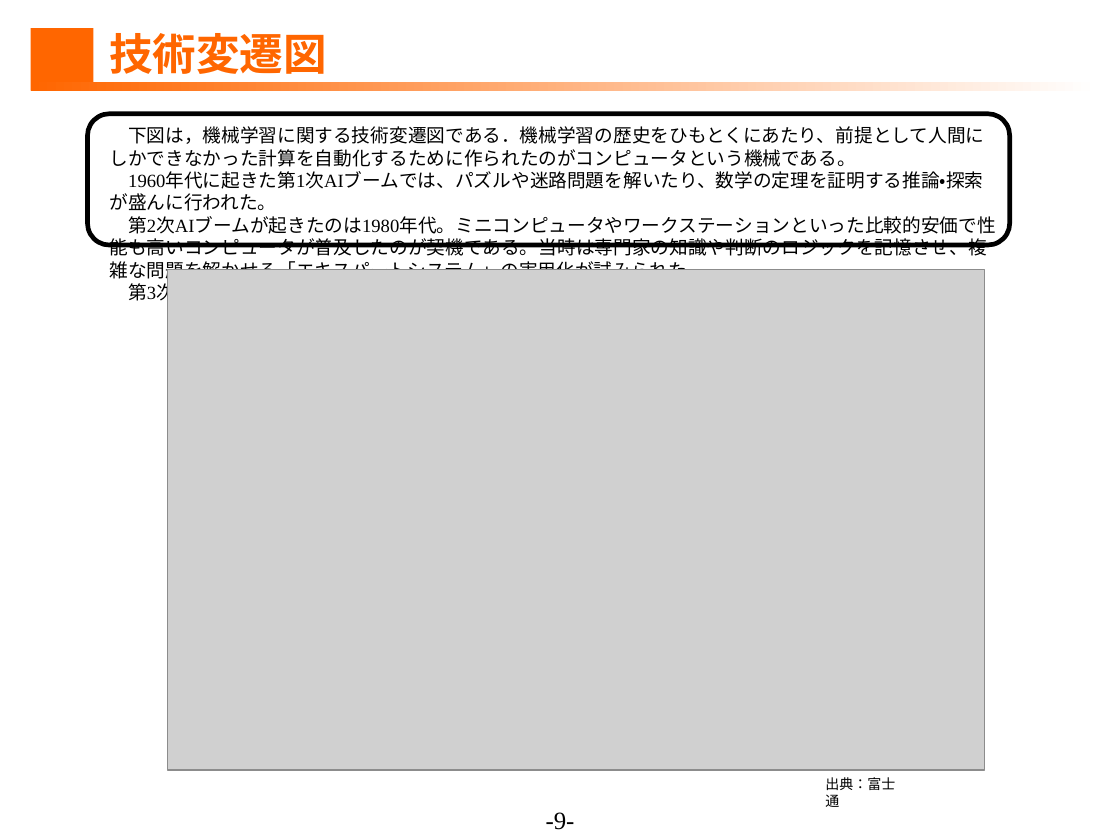
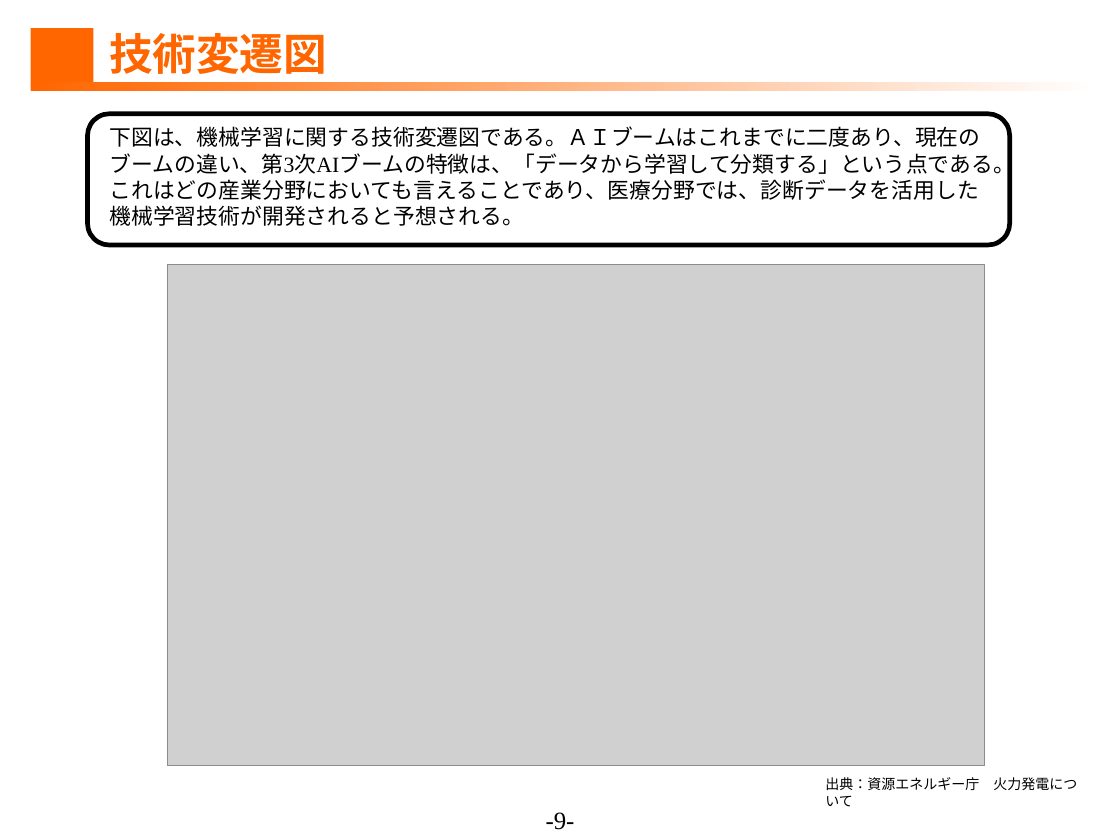
Before and after one commit to ShuDiamonds/JapanesePatentAnalysis, a slide deck: slide 9 of submissions2/1.調査分析.pptx (slide 10 before the commit). Drawn at 1120x840 pixels with LibreOffice and Linux fonts; fonts in the diff are those of the drawing; grey boxes stand for pictures. Boxes give left, top, right and bottom in pixels: in the first picture for what was removed or moved away, otherwise in the second. Text is boxed around its words. In the diff, an @@ line names an element or a change of style, - is before the commit and + after.

```diff
--- a/submissions2/1.調査分析.pptx
+++ b/submissions2/1.調査分析.pptx
@@ text at (110, 126, 1015, 226): text changed; size 12 to 14 pt @@
-下図は，機械学習に関する技術変遷図である．機械学習の歴史をひもとくにあたり、前提として人間にしかできなかった計算を自動化するために作られたのがコンピュータという機械である。
-1960年代に起きた第1次AIブームでは、パズルや迷路問題を解いたり、数学の定理を証明する推論・探索が盛んに行われた。
-第2次AIブームが起きたのは1980年代。ミニコンピュータやワークステーションといった比較的安価で性能も高いコンピュータが普及したのが契機である。当時は専門家の知識や判断のロジックを記憶させ、複雑な問題を解かせる「エキスパートシステム」の実用化が試みられた。
-第3次AIブームの特徴は、「データから学習して分類する」という点である。
+下図は、機械学習に関する技術変遷図である。ＡＩブームはこれまでに二度あり、現在のブームの違い、第3次AIブームの特徴は、「データから学習して分類する」という点である。
+これはどの産業分野においても言えることであり、医療分野では、診断データを活用した機械学習技術が開発されると予想される。
@@ picture: place and size @@
-picture at (168, 270, 984, 771)
+picture at (168, 264, 984, 765)
@@ text at (825, 777, 1077, 807): text changed @@
-出典：富士通
+出典：資源エネルギー庁 火力発電について
```
Also in this commit, not shown: 8 other slides changed, 1 slide removed.
